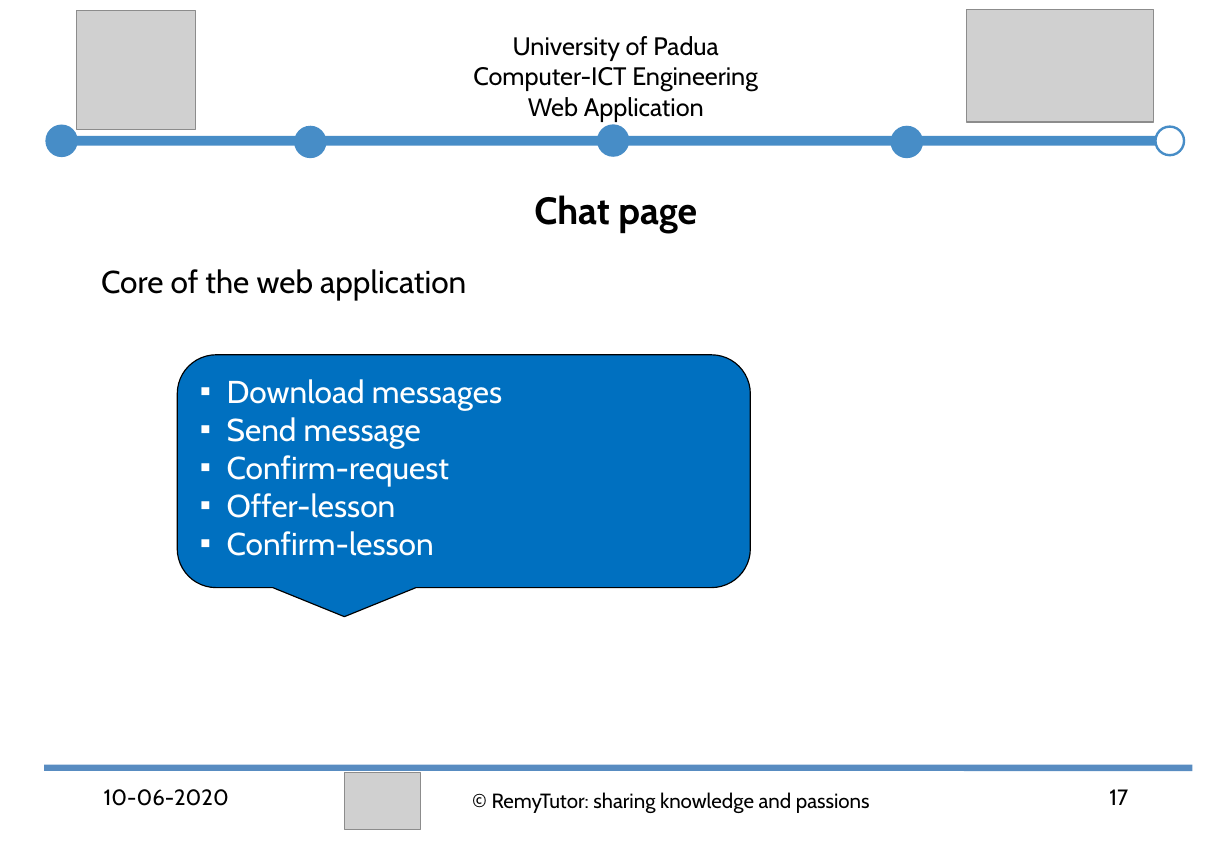
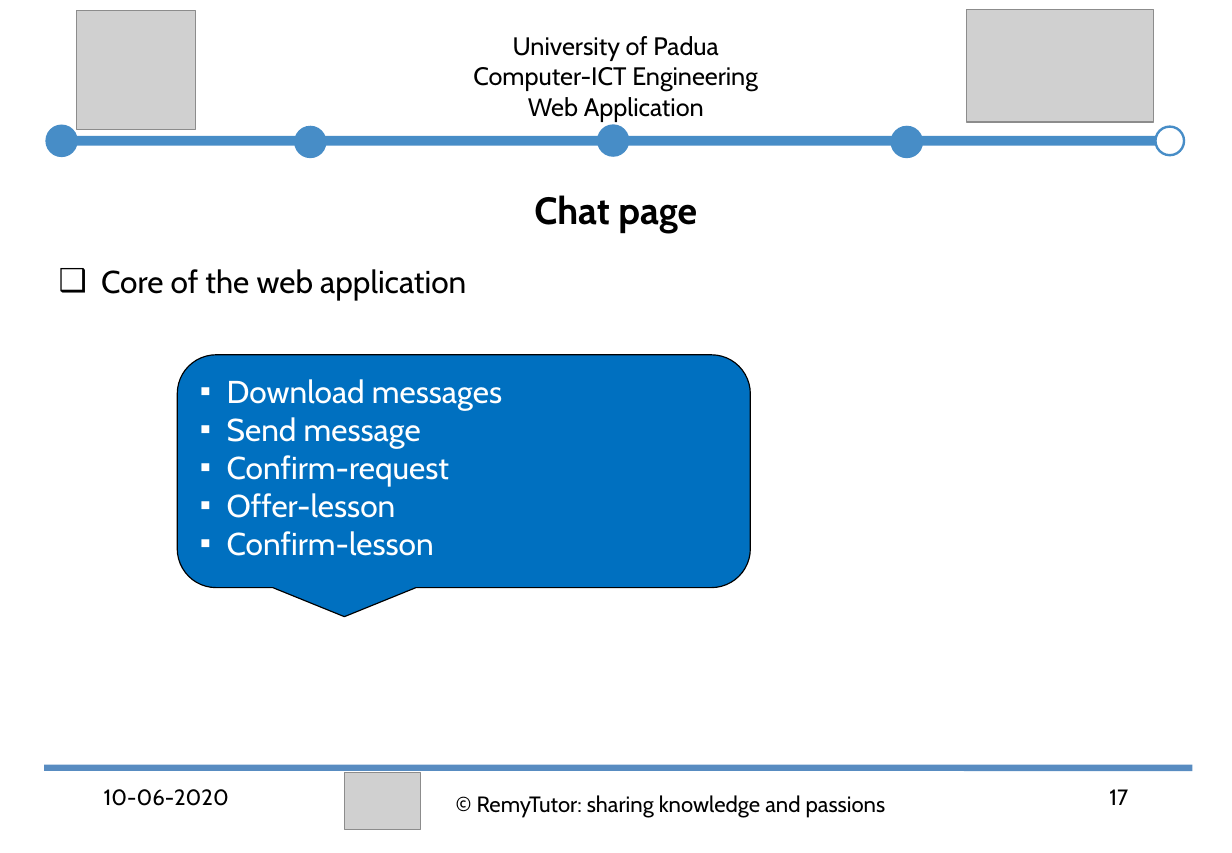
Before and after one commit to abahmadb/Web-Applications, a slide deck: slide 17 of HW2-RemyTutor-2019-2020.ppt. Drawn at 1232x853 pixels with LibreOffice and Linux fonts; fonts in the diff are those of the drawing; grey boxes stand for pictures. Boxes give left, top, right and bottom in pixels: in the first picture for what was removed or moved away, otherwise in the second. Text is boxed around its words. In the diff, an @@ line names an element or a change of style, - is before the commit and + after.

```diff
--- a/HW2-RemyTutor-2019-2020.ppt
+++ b/HW2-RemyTutor-2019-2020.ppt
@@ text "Core of the web application" at (x1=101, y1=269, x2=466, y2=300): bullet colour #FFFFFF to #000000 @@
@@ text "© RemyTutor: sharing knowledge and ..." at (x1=477, y1=795, x2=886, y2=818): size 12.9 to 14 pt; line spacing 0.9 to 1 @@
```
Also in this commit, not shown: 23 other slides changed.
